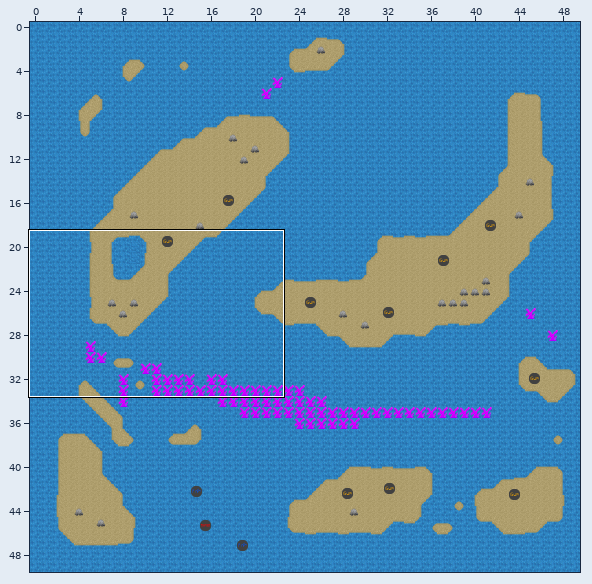
Two versions of a level (Tiled map, core/assets/TestLevel.tmx). The first picture is a wide view before the edit; the outline marks the close-up.
Close-up. Before:
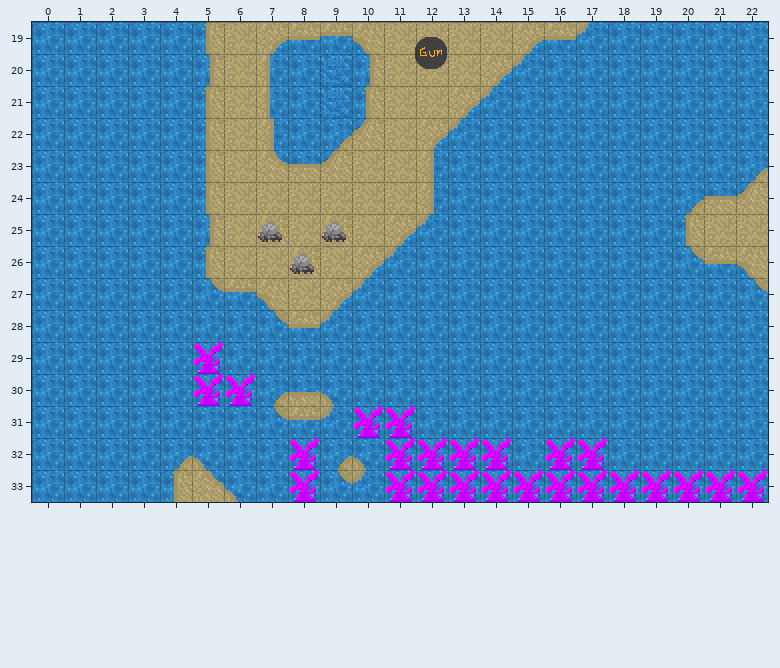
Cells are 32x32 px. Shown: x 0..22, y 19..33. The commit also changed other parts of the map, which this record leaves out.
Once edited:
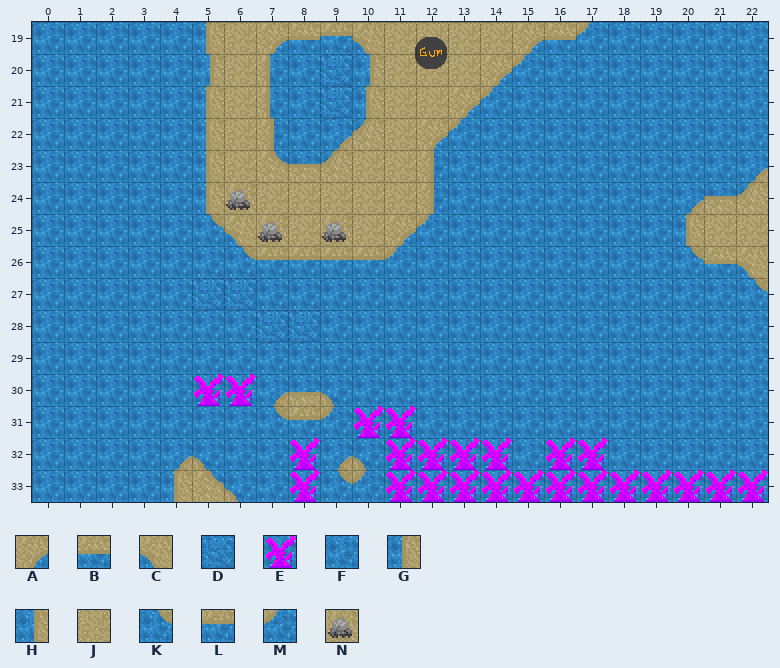
Key: from "Tileset": A 0, B 1, C 2, D 6, E 7, F 9, G 10, H 11, J 14, K 19, L 20, M 21, N 22.
_ is an empty cell.
The exact change:
Layer "terrain":
Tile J becomes tile C in row 25 at x 6.
Tile B becomes tile D in row 28 at x 8.
Tile K becomes tile D in row 27 at x 5; in row 28 at x 7.
Tile L becomes tile D in row 27 at x 6.
Tile A becomes tile F in row 27 at x 9.
Tile C becomes tile F in row 27 at x 7.
Tile E becomes tile F in row 29 at x 5.
Tile G becomes tile F in row 26 at x 5.
Tile J becomes tile F in row 27 at x 8.
Tile M becomes tile F in row 27 at x 10; in row 28 at x 9.
Tile H becomes tile K in row 25 at x 5.
Tile J becomes tile K in row 26 at x 6.
Tile A becomes tile L in row 26 at x 10.
Tile J becomes tile L in row 26 at x 7 and 9.
Tile N becomes tile L in row 26 at x 8.
Tile J becomes tile N in row 24 at x 6.
Pixel boxes of the changes (left, top, right, bottom) in both close-ups:
changed: (192, 182, 384, 342)
changed: (194, 342, 224, 374)
